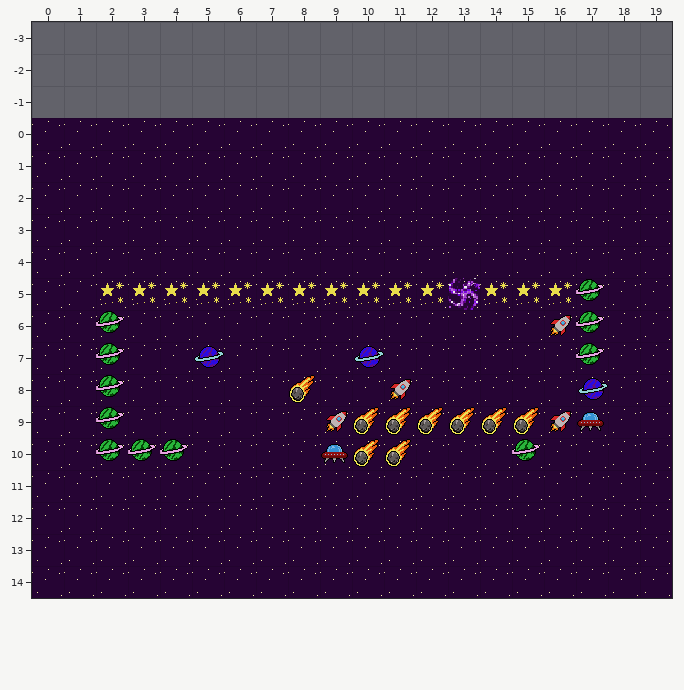
Two versions of a level (Tiled map (JSON), public/assets/maps/map-level-01.json). Above, as it was before the edit.
Cells are 32x32 px. Shown: x 0..19, y -3..14. Tiles whose own drawing changed are shown in their newer look in all pictures.
Once edited:
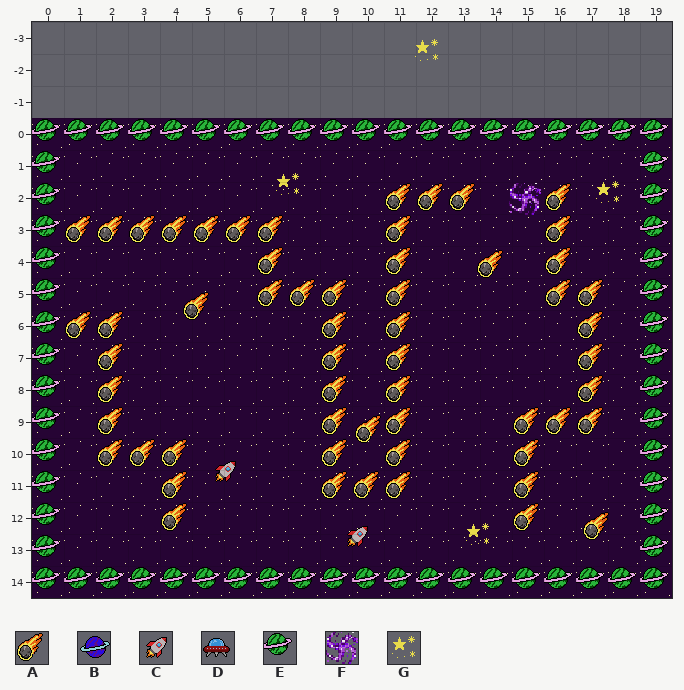
Key: from "tileset": A 1, B 2, C 3, D 4, E 5, F 6, G 7.
_ is an empty cell.
Objects are placed by their top-left corner, in cells (3,4 is the top-left corner of cell 3,4); size is 1x1 cell unless given.
The edit:
Layer "Obstacles":
The author changed tile C to tile A in row 8 at x 11.
The author changed tile D to tile A in row 9 at x 17; in row 10 at x 9.
The author changed tile E to tile A in row 5 at x 17; in rows 6 to 7 at x 2 and 17; in rows 8 to 9 at x 2; in row 10 at x 2 to 4 and 15.
The author changed tile G to tile A in row 5 at x 7 to 9, 11 and 16.
Tile A now appears in row 2 at x 11 to 13 and 16; in row 3 at x 1 to 7, 11 and 16; in row 4 at x 7, 11 and 16; in row 6 at x 1, 9 and 11; in row 7 at x 9 and 11; in row 8 at x 9 and 17.
Tile A now appears in row 9 at x 9 and 16; in row 11 at x 4, 9 to 11 and 15; in row 12 at x 4 and 15.
Tile E now appears in row 0 at x 0 to 19; in rows 1 to 13 at x 0 and 19; in row 14 at x 0 to 19.
Tile A is removed in row 9 at x 10 and 12 to 14; in row 10 at x 10.
Tile G is removed in row 5 at x 2 to 6, 10, 12 and 14 to 15.
Layer "Items":
A new object: G at 11.8,-2.6.
A new object: G "Flower" at 7.5,1.6.
A new object: G "Flower" at 17.5,1.9.
A new object: A "Stone" at 13.9,4.1.
A new object: A "Stone" at 4.7,5.4.
A new object: A "Stone" at 10.1,9.2.
A new object: C "rocket" at 5.5,10.6.
A new object: A "Stone" at 17.2,12.3.
A new object: G "Flower" at 13.4,12.5.
A new object: C "rocket" at 9.6,12.6.
Object C "Flower" at 16,6 is removed.
Object B "Mushroom" at 5,7 is removed.
Object B "Mushroom" at 10,7 is removed.
Object B "Mushroom" at 17,8 is removed.
Object A "Stone" at 8,8 is removed.
Object C "Flower" at 16,9 is removed.
Object C "Flower" at 9,9 is removed.
Layer "Doors":
A new object: F "Cave" at 14.9,2.
Object F "Cave" at 13,5 is removed.
Boxes around the changes in both pictures, in picture pixels (x1, y1, x2, y2):
added: (415, 39, 438, 61)
changed: (32, 119, 668, 589)
